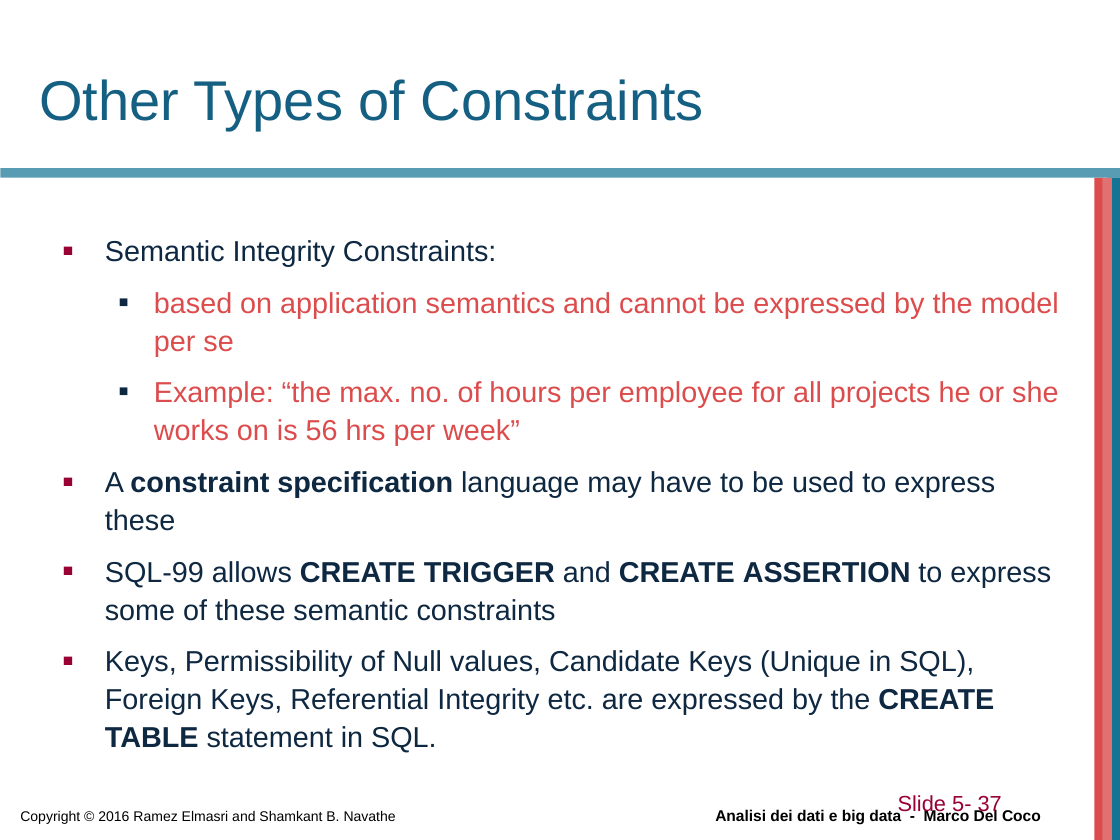
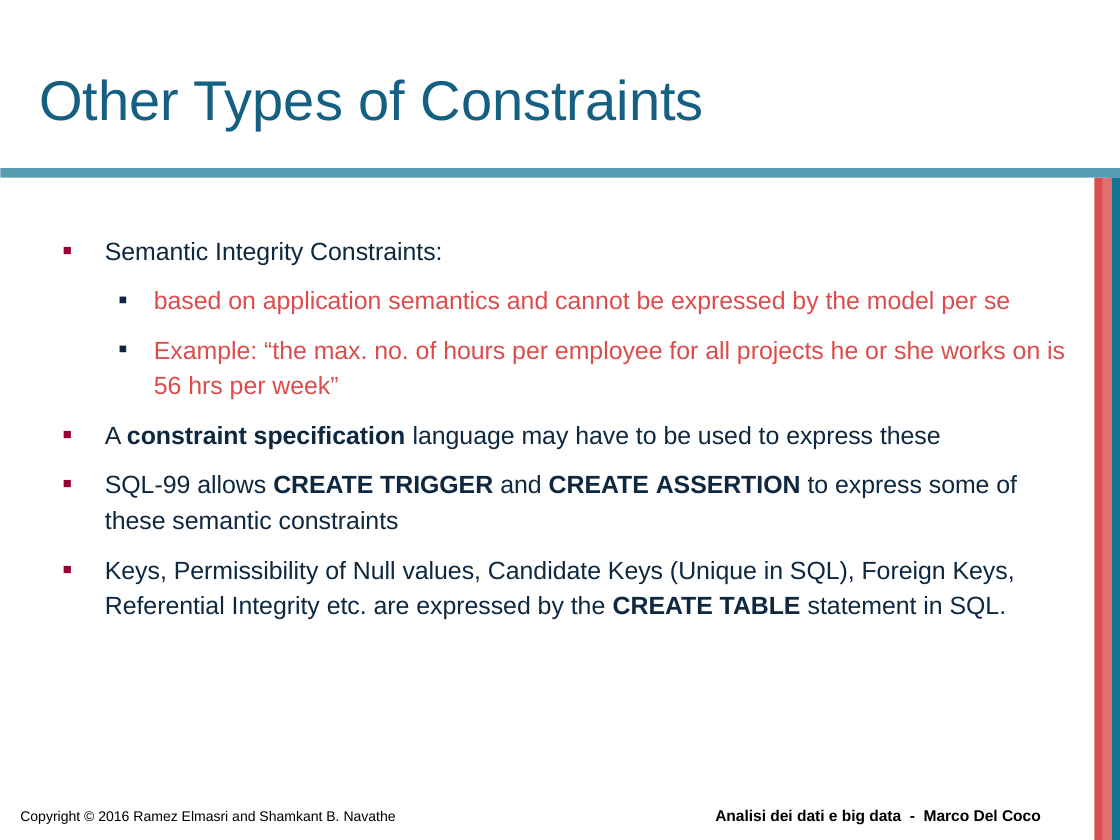
Before and after one commit to beppe2hd/AnalisiDati_BigData, a slide deck: slide 37 of materials/Chapter05.ppt. Drawn at 1120x840 pixels with LibreOffice and Linux fonts; fonts in the diff are those of the drawing; background and template pictures are left out. Boxes give left, top, right and bottom in pixels: in the first picture for what was removed or moved away, otherwise in the second. Text is boxed around its words. In the diff, an @@ line names an element or a change of style, - is before the commit and + after.

```diff
--- a/materials/Chapter05.ppt
+++ b/materials/Chapter05.ppt
@@ text "Semantic Integrity Constraints:" at (x1=105, y1=242, x2=1065, y2=619): size 18.5 to 16 pt; line spacing 1.1 to 1.2 @@
@@ page number removed at (x1=898, y1=795, x2=1002, y2=816) @@
-Slide 5- 37
```
Also in this commit, not shown: 11 other slides changed, 2 slides removed.
